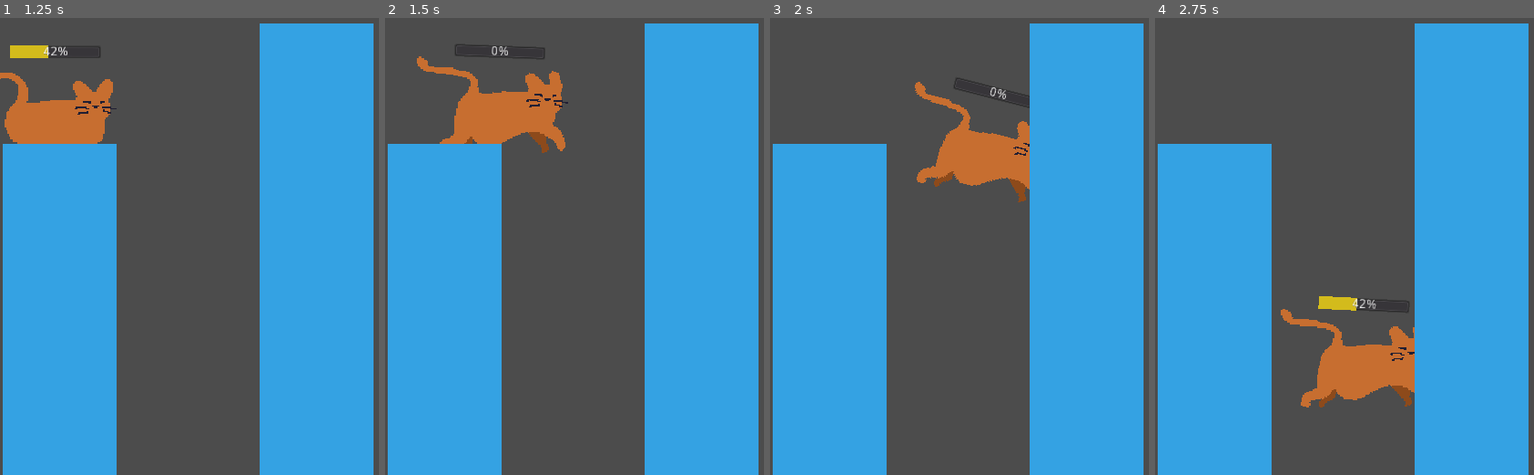
Above: before the commit, frames 1-4 (left to right).
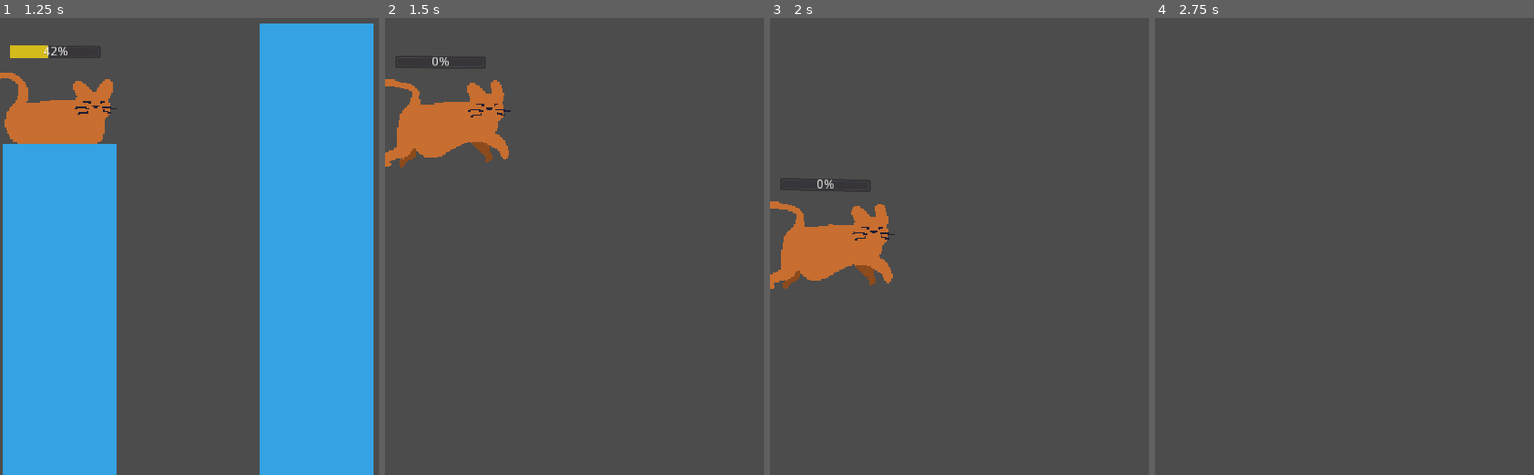
Above: after the commit, the same moments.

Repository: zMenta/Godot-Projects
Game: Godot game, scene res://Scenes/Main.tscn
Two runs of this game, one before a commit and one after it. Both use one fixed random seed, a clock stepped at 60 frames per second and the inputs below.
Inputs (mouse positions are in pixels of both pictures, inside the frame that each line leads up to):
- Up to frame 1 (1.25 s): move the mouse to (314, 113) at 0.52 s; press the mouse at (314, 113) at 0.53 s
- Up to frame 2 (1.5 s): move the mouse to (517, 177) at 1.27 s; release the mouse at (517, 177) at 1.28 s; click (517, 177) at 1.35 s
- Up to frame 3 (2 s): no input
- Up to frame 4 (2.75 s): move the mouse to (outside the picture) at 2.02 s; press the mouse at (outside the picture) at 2.03 s

Frame 1 is identical in both runs. In frame 2, 56% of the frame differs, in the area x 0-99%, y 1-100%; in frame 3, 55%; in frame 4, 55%.
Error after the commit: Invalid get index 'integra' (on base: 'StaticBody2D (Block.gd)'). (res://Scripts/Block.gd:29)

Commit message:
Compidi's quest testing

Diff:
--- a/Compidi's Quest/Scenes/Block.tscn
+++ b/Compidi's Quest/Scenes/Block.tscn
@@ -8,7 +8,7 @@
 [sub_resource type="RectangleShape2D" id=2]
 extents = Vector2( 60, 5 )
 
-[node name="Block" type="StaticBody2D"]
+[node name="Block" type="StaticBody2D" groups=["blocks"]]
 script = ExtResource( 1 )
 __meta__ = {
 "_edit_group_": true
@@ -23,7 +23,7 @@
 position = Vector2( 62.5, 400 )
 shape = SubResource( 1 )
 
-[node name="Area2D" type="Area2D" parent="." groups=["blocks"]]
+[node name="Area2D" type="Area2D" parent="."]
 position = Vector2( 0, -2 )
 collision_layer = 4
 __meta__ = {
--- a/Compidi's Quest/Scenes/Player.tscn
+++ b/Compidi's Quest/Scenes/Player.tscn
@@ -31,7 +31,6 @@
 ProgressBar/styles/fg = SubResource( 4 )
 
 [node name="Player" type="RigidBody2D"]
-position = Vector2( -1, 0 )
 collision_mask = 7
 mass = 3.06122
 physics_material_override = SubResource( 3 )
--- a/Compidi's Quest/Scripts/Block.gd
+++ b/Compidi's Quest/Scripts/Block.gd
@@ -22,3 +22,8 @@
 
 	if $Area2D.overlaps_body(body):
 		emit_signal("point_made")
+
+
+func move(distance: Vector2):
+	self.position += distance
+	self.integra
--- a/Compidi's Quest/Scripts/Main.gd
+++ b/Compidi's Quest/Scripts/Main.gd
@@ -3,8 +3,17 @@
 
 # Called when the node enters the scene tree for the first time.
 func _ready() -> void:
-	pass # Replace with function body.
-
+	pass
 
 func _on_point_made():
 	print("point made!")
+
+
+	$Player.set_sleeping(true)
+#	get_tree().call_group("blocks", "move", distance)
+
+func _on_player_jump(speed_x):
+	print("speed_x:", speed_x)
+	var distance := Vector2(speed_x,0)
+	get_tree().call_group("blocks", "move", distance)
+#	$Block.move(Vector2(speed_x,0))
--- a/Compidi's Quest/Scripts/Player.gd
+++ b/Compidi's Quest/Scripts/Player.gd
@@ -1,8 +1,16 @@
 extends RigidBody2D
 
 
+signal player_jumped
+
 var direction : Vector2
 var velocity := 0
+var speed_y := 0
+var speed_x := 0
+
+
+func _ready() -> void:
+	connect("player_jumped", owner, "_on_player_jump")
 
 
 func _process(delta: float) -> void:
@@ -20,6 +28,18 @@
 		velocity += 10
 		$ProgressBar.value = velocity
 	if Input.is_action_just_released("m1_click"):
-		linear_velocity += direction * $ProgressBar.value
+		speed_y = direction.y * $ProgressBar.value
+		speed_x = direction.x * $ProgressBar.value
+
+		linear_velocity += Vector2(0,speed_y)
+		emit_signal("player_jumped", speed_x)
+
 		velocity = 0
 		$ProgressBar.value = 0
+
+func move(distance: Vector2):
+	pass
+#	print("cat moved")
+#	print(position)
+#	var new_position = position + distance
+#	self.set_position(new_position)
